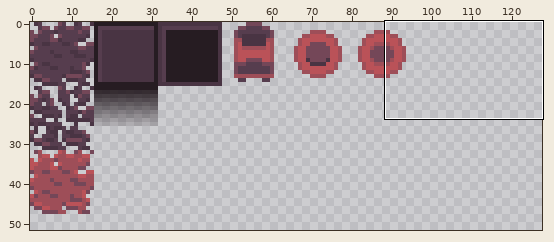
Pixel-art file, stored at DontLetGo/Content/Textures/Tiles.aseprite. The first picture is a wide view before the edit; the outline marks the close-up.
Close-up. Before the edit:
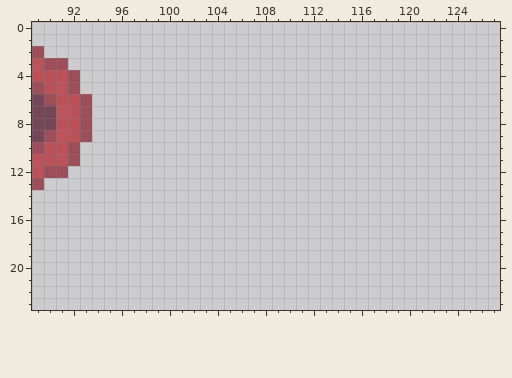
128x128 pixels, 1 frame. Pixels under 10% opacity are left out. Shown: x 89..127, y 0..23. The wide view leaves out empty margins.
New version:
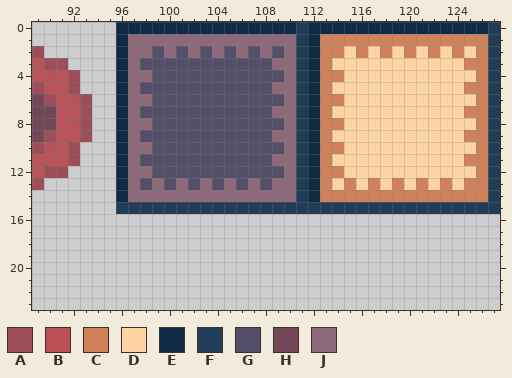
Palette (. is transparent): A #9e4e58  B #ba5258  C #d08159  D #ffd4a3  E #0d2b45  F #203c56  G #544e68  H #744758  J #8d697a
From old to new:
Changed rows in their new state; - is an unchanged pixel.
first column x 96:
 0 EEEEEEEEEEEEEEEFEEEEEEEEEEEEEEEF
 1 EJJJJJJJJJJJJJJFECCCCCCCCCCCCCCF
 2 EJJGJGJGJGJGJGJFECCDCDCDCDCDCDCF
 3 EJGGGGGGGGGGGJJFECDDDDDDDDDDDCCF
 4 EJJGGGGGGGGGGGJFECCDDDDDDDDDDDCF
 5 EJGGGGGGGGGGGJJFECDDDDDDDDDDDCCF
 6 EJJGGGGGGGGGGGJFECCDDDDDDDDDDDCF
 7 EJGGGGGGGGGGGJJFECDDDDDDDDDDDCCF
 8 EJJGGGGGGGGGGGJFECCDDDDDDDDDDDCF
 9 EJGGGGGGGGGGGJJFECDDDDDDDDDDDCCF
10 EJJGGGGGGGGGGGJFECCDDDDDDDDDDDCF
11 EJGGGGGGGGGGGJJFECDDDDDDDDDDDCCF
12 EJJGGGGGGGGGGGJFECCDDDDDDDDDDDCF
13 EJGJGJGJGJGJGJJFECDCDCDCDCDCDCCF
14 EJJJJJJJJJJJJJJFECCCCCCCCCCCCCCF
15 FFFFFFFFFFFFFFFFFFFFFFFFFFFFFFFF
